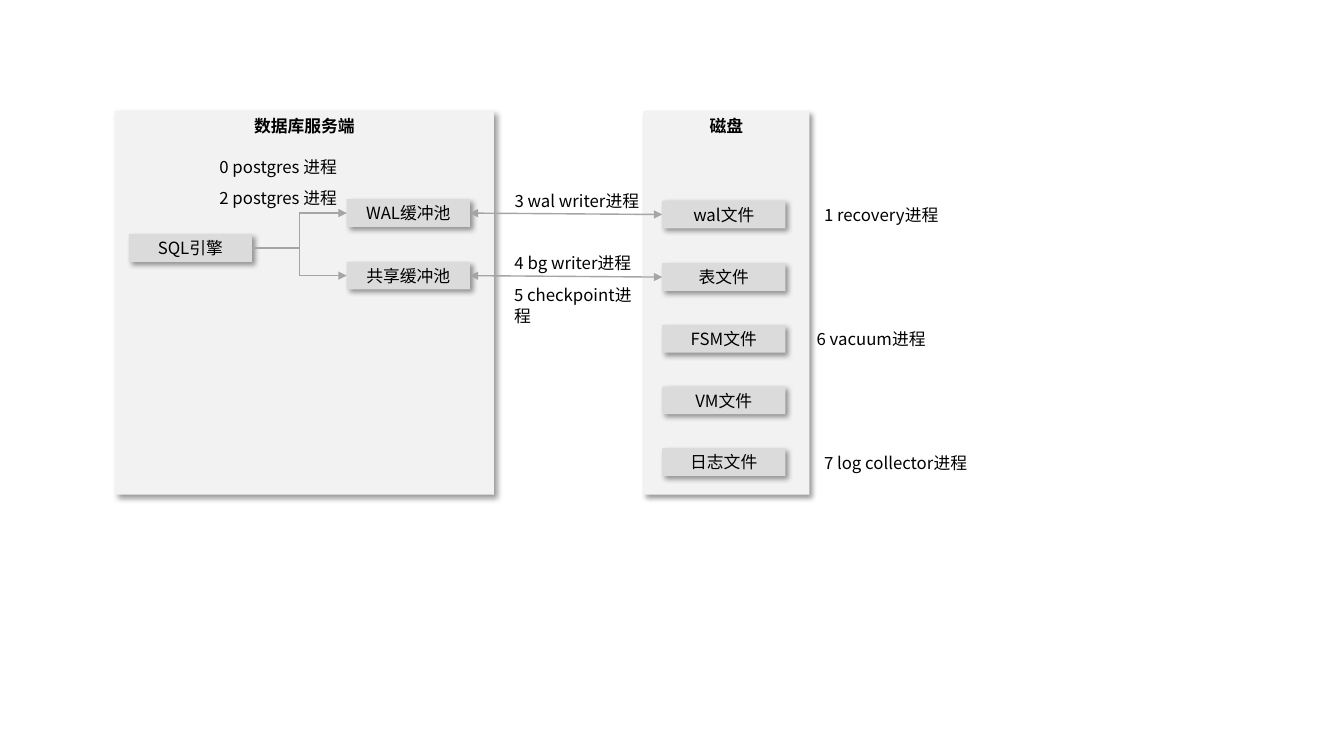
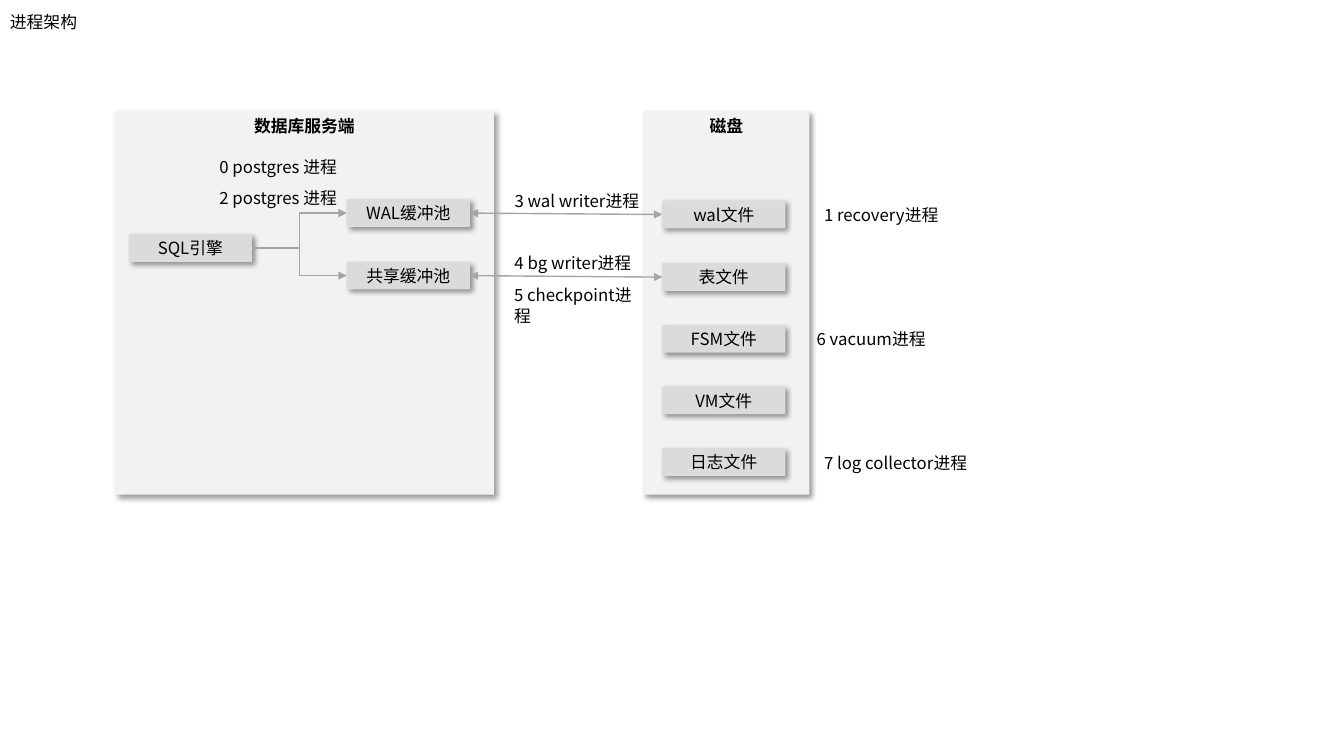
Before and after one commit to poorkk/lorand, a slide deck: slide 1 of source/ppt/postgresql.pptx. Drawn at 1344x756 pixels with LibreOffice and Linux fonts; fonts in the diff are those of the drawing. Boxes give left, top, right and bottom in pixels: in the first picture for what was removed or moved away, otherwise in the second. Text is boxed around its words. In the diff, an @@ line names an element or a change of style, - is before the commit and + after.

```diff
--- a/source/ppt/postgresql.pptx
+++ b/source/ppt/postgresql.pptx
@@ text added at bbox=[10, 14, 77, 30], 12 pt, text #000000 @@
+进程架构
```
Also in this commit, not shown: 1 slide added, 3 other files.
